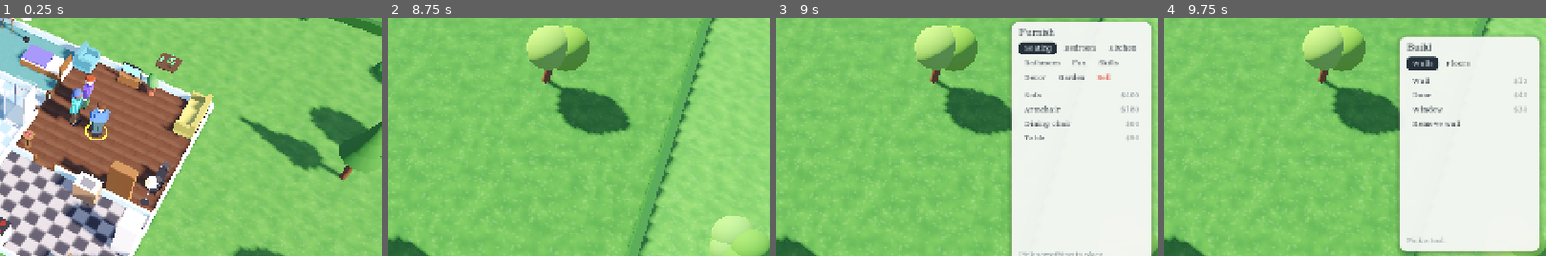
Above: before the commit, frames 1-4 (left to right).
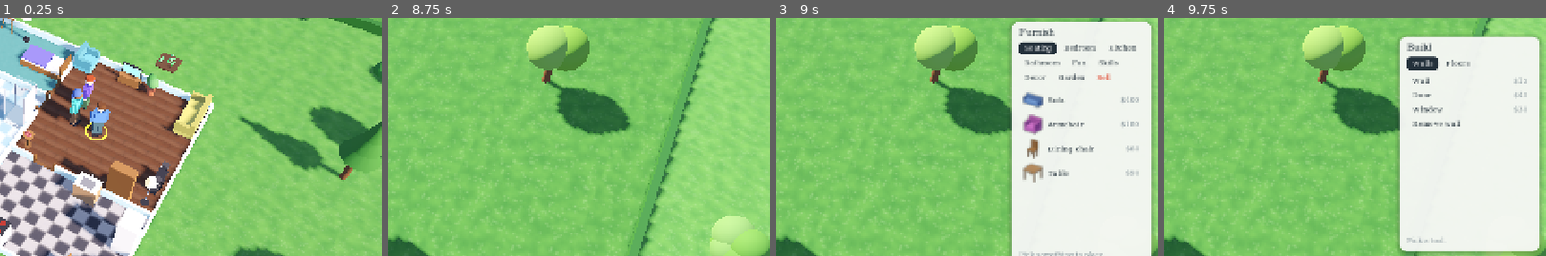
Above: after the commit, the same moments.

Repository: qmzpalgh/the-people
Game: Godot game, scene res://main.tscn
Same seed, same stepped clock (60 frames per second), same inputs: the game is played once before the commit and once after it.
Inputs (mouse positions are % of the whole screen's width and height, from its top left):
- Up to frame 1 (0.25 s): no input
- Up to frame 2 (8.75 s): click "II" at 0.5 s; click ">" at 1.25 s; click ">>" at 2 s; tap Enter at 2.75 s; move the mouse to (72, 45) at 2.77 s; hold D 2.78-3.5 s; hold E 2.78-3.5 s; click (72, 45) at 2.92 s; tap Space at 3.02, 6.77 s; drag from (30, 55) to (45, 70) at 3.52 s; click ">>>" at 4.25 s; move the mouse to (60, 28) at 5.02 s; hold D 5.03-5.75 s; hold E 5.03-5.75 s; click (60, 28) at 5.17 s; drag from (45, 70) to (20, 35) at 5.77 s; move the mouse to (80, 65) at 6.52 s; hold A 6.53-7.25 s; hold E 6.53-7.25 s; tap 2 at 6.6 s; click (80, 65) at 6.67 s; tap Escape at 7.15 s; drag from (20, 35) to (35, 25) at 7.27 s; click "Live" at 8 s
- Up to frame 3 (9 s): click "Buy" at 8.75 s
- Up to frame 4 (9.75 s): click "Build" at 9.5 s
The pictures show only the part of the screen within x 50-100%, y 24-74%; the shares and areas given below are measured in that part.

Frames 1-2 are identical in both runs. In frame 3, 2.3% of the frame differs, in the area x 64-95%, y 31-70%; in frame 4, nothing differs.

Commit message:
H2: Show thumbnails on Buy rows
Each Buy row shows its object's picture, 40 px, left of the name, with
the price still right-aligned. The picture is the row button's icon at a
fixed size, so rows keep their height while pictures are still blank.
Rows the household cannot afford grey their picture too: a desaturating
material from Thumbs.greyed() and a faded icon, switched in refresh()
without rebuilding nodes. Build rows are unchanged.

TP_UI gains cat:<Category> to open the Buy panel on a category and
pick:<kind> to select an item, for screenshots.

Co-Authored-By: Claude Opus 5.5 <noreply@anthropic.com>

Diff:
--- a/scripts/thumbs.gd
+++ b/scripts/thumbs.gd
@@ -17,6 +17,8 @@
 const PITCH := 0.5
 ## Frame width as a share of the model's, so nothing touches the edge.
 const MARGIN := 1.08
+
+static var _grey: ShaderMaterial
 
 var _cache := {}
 var _queue: Array = []  # [key, build] waiting their turn
@@ -65,6 +67,21 @@
 		_queue.append([key, build])
 		set_process(true)
 	return tex
+
+
+## Material for a control whose picture should look out of reach: drains its colour.
+static func greyed() -> ShaderMaterial:
+	if _grey == null:
+		var sh := Shader.new()
+		sh.code = """shader_type canvas_item;
+void fragment() {
+	float g = dot(COLOR.rgb, vec3(0.3, 0.59, 0.11));
+	COLOR.rgb = mix(COLOR.rgb, vec3(g), 0.85);
+}
+"""
+		_grey = ShaderMaterial.new()
+		_grey.shader = sh
+	return _grey
 
 
 func _can_draw() -> bool:
--- a/scripts/ui.gd
+++ b/scripts/ui.gd
@@ -52,6 +52,8 @@
 var tool_btns := {}
 var cat := "Seating"
 var build_tab := "Walls"
+## Side of a catalogue row's thumbnail, in pixels.
+const PIC := 40
 var thumbs: Thumbs
 var toasts: VBoxContainer
 var menu: PopupMenu
@@ -447,6 +449,11 @@
 	if what.contains("floors"):
 		build_tab = "Floors"
 		build_side()
+	if _ui_word(what, "cat:") in Defs.CATS:
+		cat = _ui_word(what, "cat:")
+		build_side()
+	if Defs.OBJECTS.has(_ui_word(what, "pick:")):
+		game.set_buy(_ui_word(what, "pick:"))
 	if what.contains("options"):
 		_open_options.call_deferred()
 
@@ -475,7 +482,7 @@
 			for k in Defs.OBJECTS:
 				var d: Dictionary = Defs.OBJECTS[k]
 				if d["cat"] == cat:
-					item_btns[k] = _row(d["name"], "$%d" % d["price"], game.set_buy.bind(k))
+					item_btns[k] = _row(d["name"], "$%d" % d["price"], game.set_buy.bind(k), null, thumbs.object(k))
 	elif game.mode == "build":
 		side_title.text = "Build"
 		for c in ["Walls", "Floors"]:
@@ -493,9 +500,11 @@
 			tool_btns["floor:0"] = _row("Remove floor", "", _pick_tool.bind("floor:0"))
 
 
-func _row(text: String, right: String, cb: Callable, swatch = null) -> Button:
+func _row(text: String, right: String, cb: Callable, swatch = null, pic: Texture2D = null) -> Button:
 	var b := _seg(list_box, text, cb)
 	b.alignment = HORIZONTAL_ALIGNMENT_LEFT
+	if pic != null:
+		_pic(b, pic)
 	if swatch != null:
 		var sw := ColorRect.new()
 		sw.color = swatch
@@ -522,6 +531,31 @@
 	return b
 
 
+## Puts a thumbnail left of a row's name. It is drawn at a fixed size, so the row keeps its
+## height while the picture is still blank, and greys with the row (see refresh).
+func _pic(b: Button, pic: Texture2D) -> void:
+	b.icon = pic
+	b.add_theme_constant_override("icon_max_width", PIC)
+	b.add_theme_constant_override("h_separation", 8)
+	b.add_theme_stylebox_override("normal", _sb(Color(0, 0, 0, 0), 8, 6, 2))
+	b.add_theme_stylebox_override("disabled", _sb(Color(0, 0, 0, 0), 8, 6, 2))
+	b.add_theme_stylebox_override("hover", _sb(Color(INK, 0.08), 8, 6, 2))
+	b.add_theme_stylebox_override("pressed", _sb(INK, 8, 6, 2))
+	b.add_theme_stylebox_override("hover_pressed", _sb(INK, 8, 6, 2))
+	for c in ["icon_normal_color", "icon_hover_color", "icon_pressed_color", "icon_hover_pressed_color"]:
+		b.add_theme_color_override(c, Color.WHITE)
+	b.add_theme_color_override("icon_disabled_color", Color(1, 1, 1, 0.5))
+	b.texture_filter = CanvasItem.TEXTURE_FILTER_LINEAR_WITH_MIPMAPS
+
+
+## The text after `key` in a TP_UI string, up to the next comma or space ("cat:Fun" gives "Fun").
+func _ui_word(what: String, key: String) -> String:
+	var i := what.find(key)
+	if i < 0:
+		return ""
+	return what.substr(i + key.length()).get_slice(",", 0).get_slice(" ", 0)
+
+
 func _pick_cat(c: String) -> void:
 	cat = c
 	game.set_buy("")
@@ -578,6 +612,9 @@
 		for k in item_btns:
 			item_btns[k].set_pressed_no_signal(game.buy_kind == k)
 			item_btns[k].disabled = Defs.OBJECTS[k]["price"] > game.money
+			var gm: Material = Thumbs.greyed() if item_btns[k].disabled else null
+			if item_btns[k].material != gm:
+				item_btns[k].material = gm
 		for k in tool_btns:
 			tool_btns[k].set_pressed_no_signal(game.tool == k)
 		hint_l.text = _hint()
